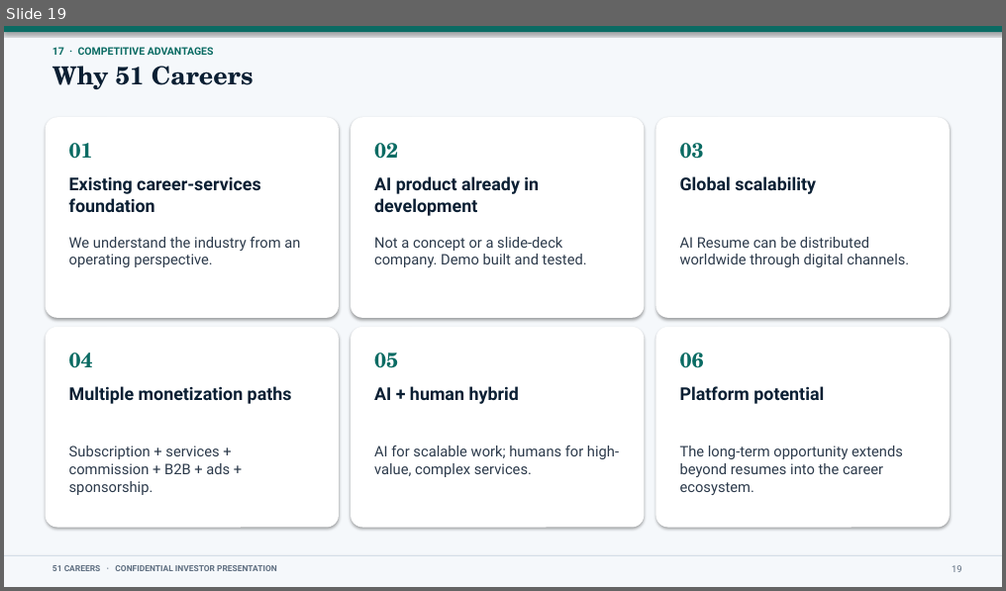
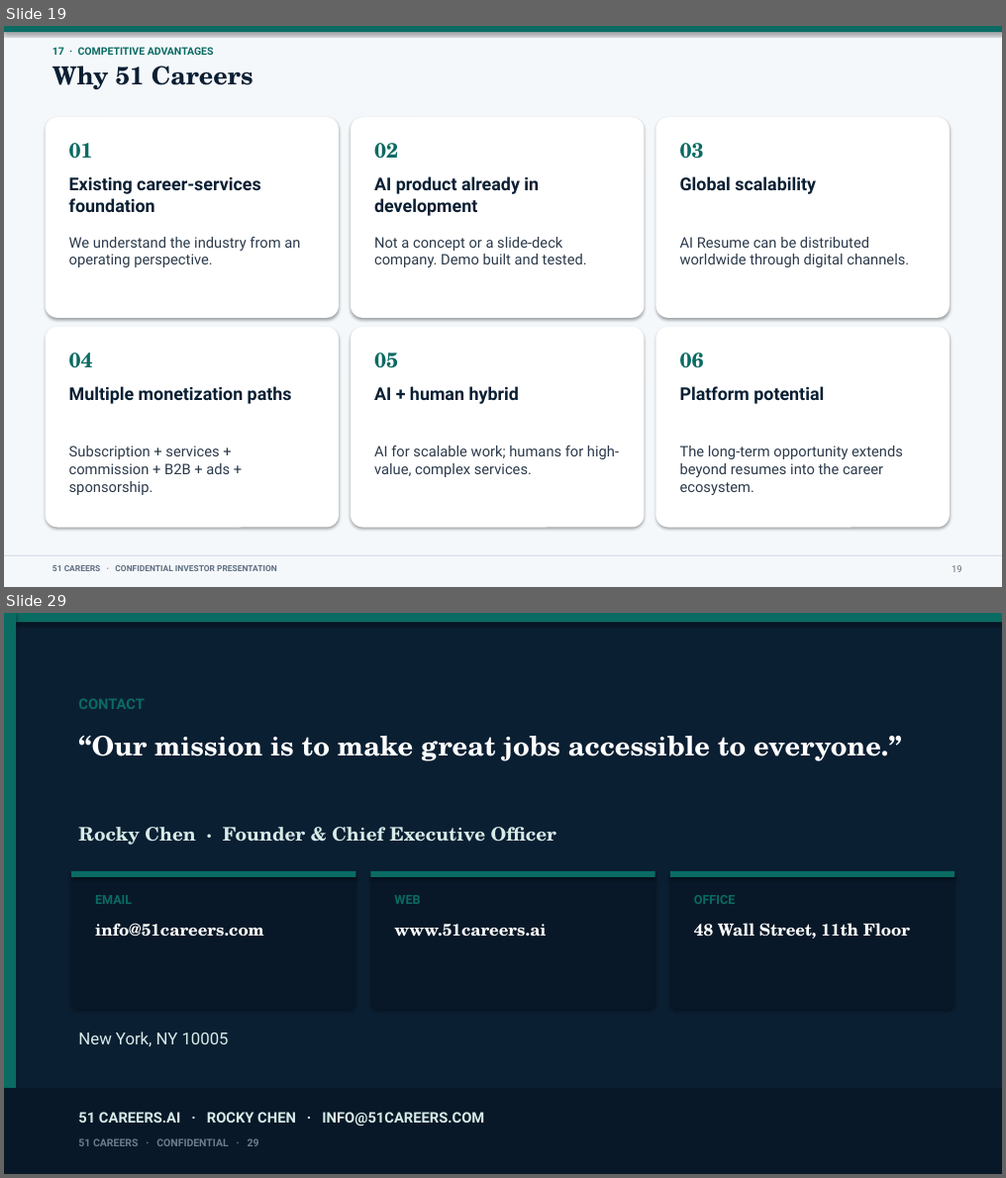
Before and after one commit to anthonyleedu/anthonyleedu, a slide deck: 51Careers_Addition.pptx. Shown one above the other, each under a label of ours: slide 19 before the commit, slides 19 and 29 after it; the slides between them are not shown. The pictures are 1006x591 and 1006x1178 pixels, drawn with LibreOffice and Linux fonts; fonts in the diff are those of the drawing. Boxes give left, top, right and bottom in pixels: in the first picture for what was removed or moved away, otherwise in the second. Text is boxed around its words. In the diff, an @@ line names an element or a change of style, - is before the commit and + after.

```diff
--- a/51Careers_Addition.pptx
+++ b/51Careers_Addition.pptx
@@ slide 29 added at (x1=4, y1=613, x2=1002, y2=1174), background #0B1F33 @@
@@ rectangle added at (x1=4, y1=613, x2=1002, y2=622), fill #0A6B63 @@
@@ rectangle added at (x1=4, y1=613, x2=16, y2=1174), fill #0A6B63 @@
@@ text added at (x1=78, y1=698, x2=145, y2=709), 14 pt, text #0A6B63, bold @@
+CONTACT
@@ text added at (x1=78, y1=736, x2=902, y2=761), 26 pt, text #FFFFFF, bold @@
+“Our mission is to make great jobs accessible to everyone.”
@@ text added at (x1=78, y1=827, x2=556, y2=845), 18 pt, text #D7EBE8, bold @@
+Rocky Chen · Founder & Chief Executive Officer
@@ rounded rectangle added at (x1=71, y1=871, x2=355, y2=1010), fill #081828 @@
@@ rectangle added at (x1=71, y1=871, x2=355, y2=877), fill #0A6B63 @@
@@ rounded rectangle added at (x1=371, y1=871, x2=655, y2=1010), fill #081828 @@
@@ rectangle added at (x1=371, y1=871, x2=655, y2=877), fill #0A6B63 @@
@@ rounded rectangle added at (x1=670, y1=871, x2=954, y2=1010), fill #081828 @@
@@ rectangle added at (x1=670, y1=871, x2=954, y2=877), fill #0A6B63 @@
@@ text added at (x1=95, y1=895, x2=132, y2=904), 12 pt, text #0A6B63, bold @@
+EMAIL
@@ text added at (x1=394, y1=895, x2=420, y2=904), 12 pt, text #0A6B63, bold @@
+WEB
@@ text added at (x1=694, y1=895, x2=735, y2=904), 12 pt, text #0A6B63, bold @@
+OFFICE
@@ text added at (x1=95, y1=923, x2=264, y2=937), 16 pt, text #FFFFFF, bold @@
+info@51careers.com
@@ text added at (x1=394, y1=924, x2=546, y2=937), 16 pt, text #FFFFFF, bold @@
+www.51careers.ai
@@ text added at (x1=694, y1=923, x2=910, y2=939), 16 pt, text #FFFFFF, bold @@
+48 Wall Street, 11th Floor
@@ text added at (x1=78, y1=1032, x2=229, y2=1047), 16 pt, text #D7EBE8 @@
+New York, NY 10005
@@ rectangle added at (x1=4, y1=1088, x2=1002, y2=1174), fill #081828 @@
@@ text added at (x1=78, y1=1112, x2=484, y2=1127), 14 pt, text #D7EBE8, bold @@
+51 CAREERS.AI · ROCKY CHEN · INFO@51CAREERS.COM
@@ text added at (x1=78, y1=1139, x2=259, y2=1147), 10 pt, text #6B7C8F, bold @@
+51 CAREERS · CONFIDENTIAL · 29
```
Also in this commit, not shown: 8 slides changed, 1 other slide added, 1 other file.
